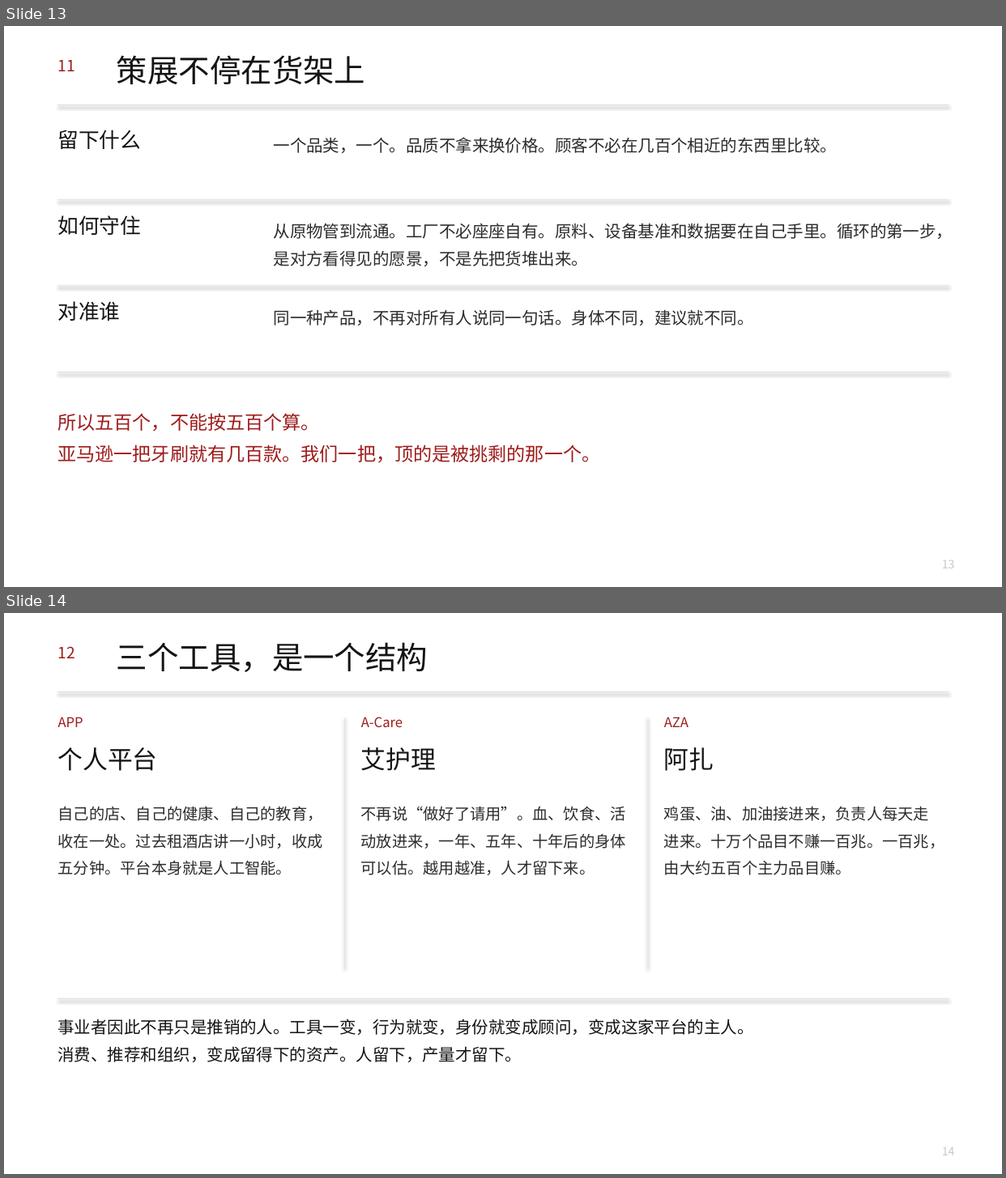
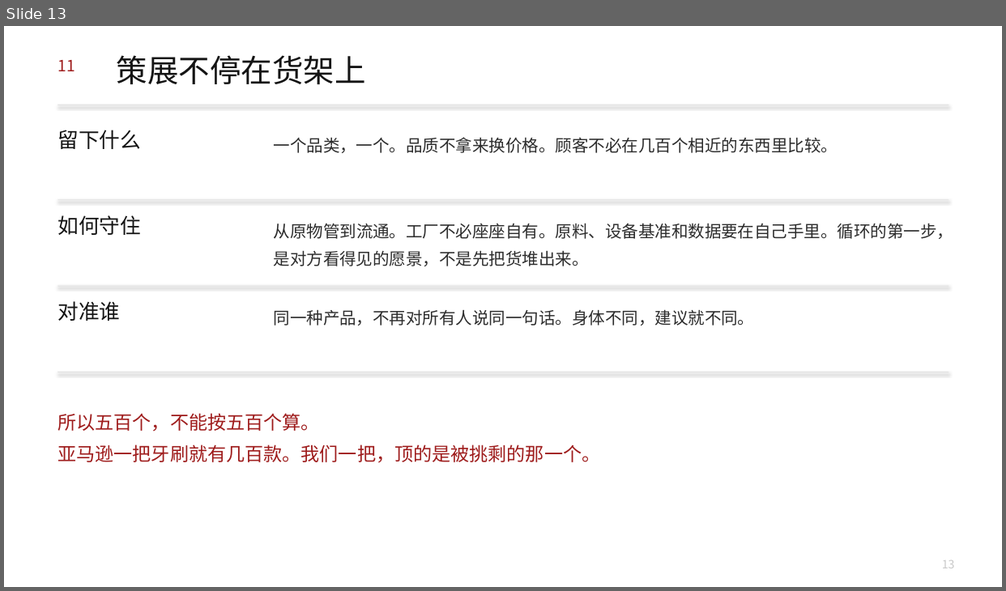
Before and after one commit to headshot9999/xiaoyi, a slide deck: 艾多美何以成为100兆韩元企业.pptx. Shown one above the other, each under a label of ours: slides 13 and 14 before the commit, slide 13 after it. The pictures are 1006x1178 and 1006x591 pixels, drawn with LibreOffice and Linux fonts; fonts in the diff are those of the drawing. Boxes give left, top, right and bottom in pixels: in the first picture for what was removed or moved away, otherwise in the second. Text is boxed around its words. In the diff, an @@ line names an element or a change of style, - is before the commit and + after.

```diff
--- a/艾多美何以成为100兆韩元企业.pptx
+++ b/艾多美何以成为100兆韩元企业.pptx
@@ slide 14 removed at bbox=[4, 613, 1002, 1174], background #FFFFFF @@
@@ text removed at bbox=[57, 646, 74, 658] @@
-12
@@ text removed at bbox=[117, 642, 428, 672] @@
-三个工具，是一个结构
@@ rectangle removed at bbox=[58, 692, 948, 692] @@
@@ text removed at bbox=[58, 717, 83, 727] @@
-APP
@@ rectangle removed at bbox=[345, 717, 345, 969] @@
@@ text removed at bbox=[361, 717, 403, 727] @@
-A-Care
@@ rectangle removed at bbox=[648, 717, 649, 969] @@
@@ text removed at bbox=[664, 717, 688, 727] @@
-AZA
@@ text removed at bbox=[57, 747, 157, 771] @@
-个人平台
@@ text removed at bbox=[361, 747, 436, 771] @@
-艾护理
@@ text removed at bbox=[664, 747, 714, 771] @@
-阿扎
@@ text removed at bbox=[58, 807, 323, 875] @@
-自己的店、自己的健康、自己的教育，收在一处。过去租酒店讲一小时，收成五分钟。平台本身就是人工智能。
@@ text removed at bbox=[361, 807, 626, 875] @@
-不再说“做好了请用”。血、饮食、活动放进来，一年、五年、十年后的身体可以估。越用越准，人才留下来。
@@ text removed at bbox=[664, 807, 944, 875] @@
-鸡蛋、油、加油接进来，负责人每天走进来。十万个品目不赚一百兆。一百兆，由大约五百个主力品目赚。
@@ rectangle removed at bbox=[58, 999, 948, 999] @@
@@ text removed at bbox=[57, 1019, 753, 1063] @@
-事业者因此不再只是推销的人。工具一变，行为就变，身份就变成顾问，变成这家平台的主人。
-消费、推荐和组织，变成留得下的资产。人留下，产量才留下。
@@ text removed at bbox=[942, 1148, 955, 1156] @@
-14
```
Also in this commit, not shown: 8 slides changed, 1 slide added, 3 other files.
